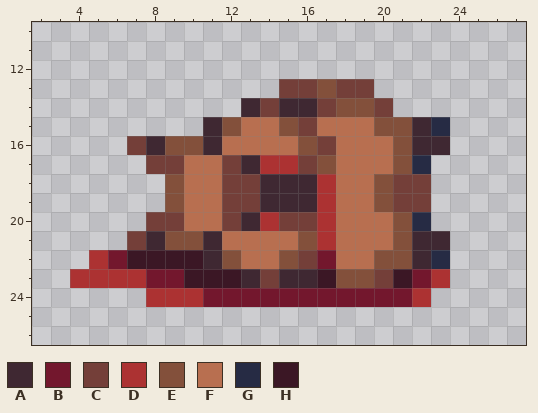
One commit to this pixel-art sprite: Resources/Textures/Mobs/Animals/capybara.rsi/dead.png. The first picture shows the starting point.
The file is 32x32 pixels. Shown: x 2..27, y 10..26.
Palette (. is transparent): A #3f2832  B #73172d  C #743f39  D #ac3232  E #83503b  F #b86f50  G #262b44  H #3b1725
Pixels before, first column x 4:
13 ...........CCECC....
14 .........ACAACEEC...
15 .......AEFFECFFFEEAG
16 ...CAEEAFFFFECFFFEAA
17 ....CCFFCADDCEFFFEG.
18 .....EFFCCAAADFFECC.
19 .....EFFCCAAADFFECC.
20 ....CCFFCADCCDFFFEG.
21 ...CAEEAFFFFEDFFFEAA
22 .DBHHHHAEFFECBFFEEAG
23 DDDDBBHHHACAAHEECHBD
24 ....DDDBBBBBBBBBBBD.
The result:
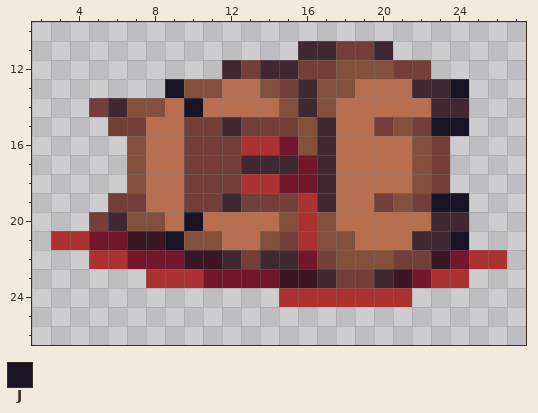
Colours new in this view: J #181425
Changes in this commit:
Changed rows in their new state; - is an unchanged pixel.
first column x 3:
11 -------------AACCA------
12 ---------ACAACCEEECC----
13 ------JEEFFE-A-EFFFAAJ--
14 --CAEEFJFFFFE-EFFFFFAA--
15 ---CCFFCCACCCEA--C-CJJ--
16 ----EFFCCCDDB-A---FEC---
17 ----EFFCC--AABA---FEC---
18 ----EFFCC-DDBBA--FFEC---
19 ---CCFFCCA-CCDA--CE-JJ--
20 --CAEEFJ-FFFEDE---FFAA--
21 DDBBHHJ-E--ECDEE--F--J--
22 ---DBBB-HACAABCEE-CCHBDD
23 -....DDDBBBBHHACCA---D--
24 -----.......DDDDDDD.----
Where, in picture pixels (left, top, right, bottom), the same in both pictures:
changed: (51, 41, 507, 307)
